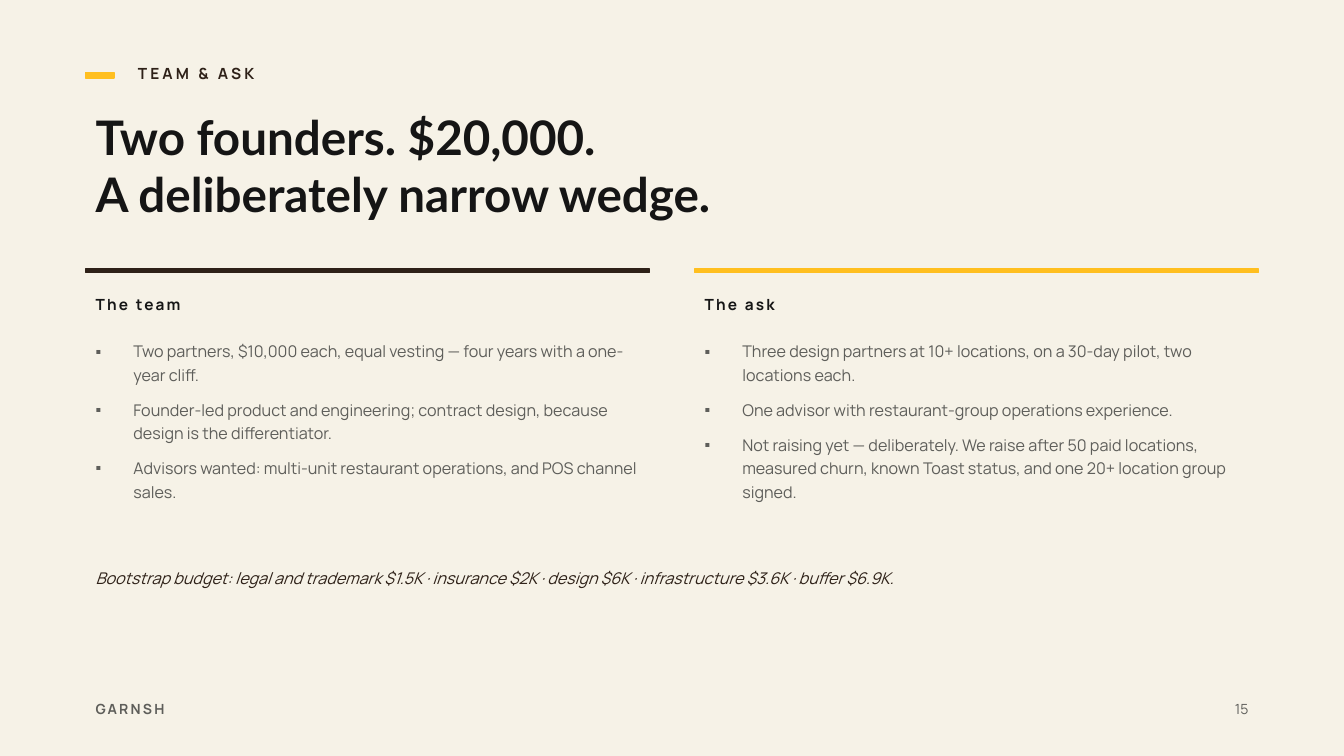
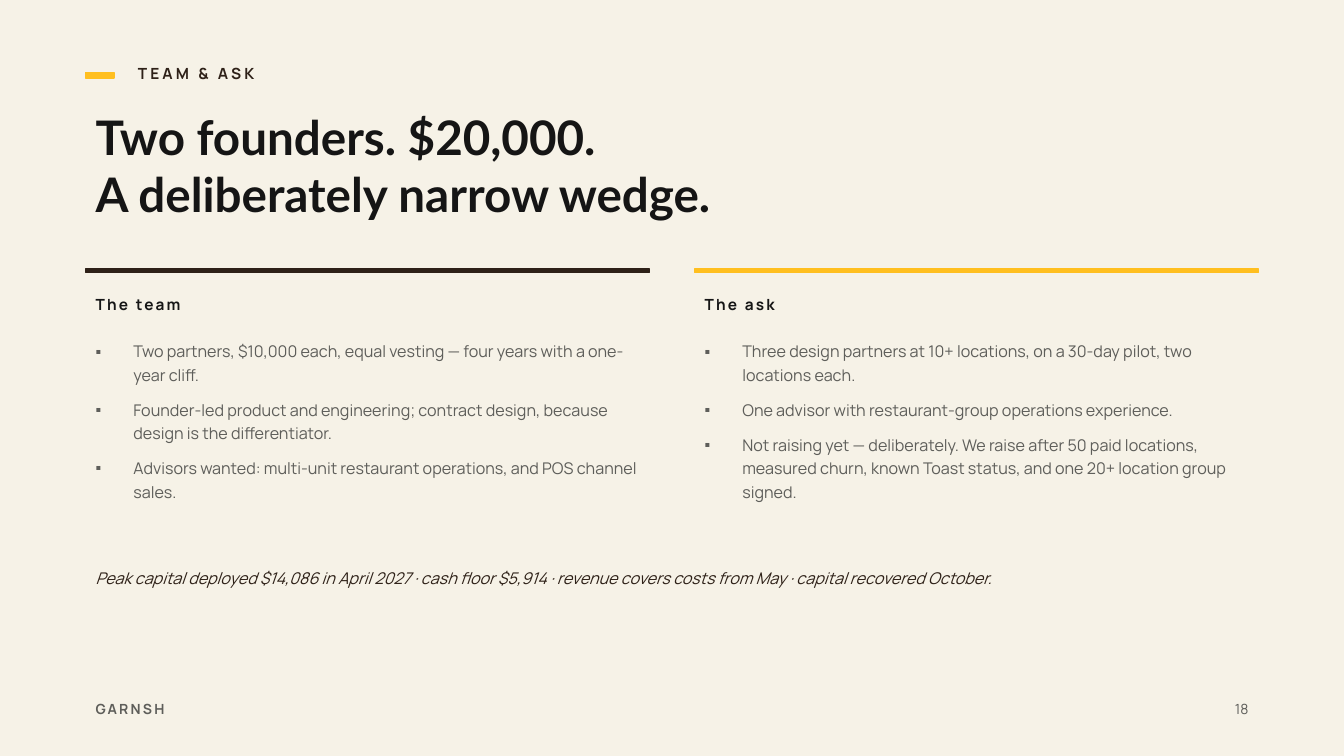
Before and after one commit to Kofiacheampong/trading, a slide deck: slide 18 of projects/garnsh-deck/garnsh-pitch-deck.pptx (slide 15 before the commit). Drawn at 1344x756 pixels with LibreOffice and Linux fonts; fonts in the diff are those of the drawing. Boxes give left, top, right and bottom in pixels: in the first picture for what was removed or moved away, otherwise in the second. Text is boxed around its words. In the diff, an @@ line names an element or a change of style, - is before the commit and + after.

```diff
--- a/projects/garnsh-deck/garnsh-pitch-deck.pptx
+++ b/projects/garnsh-deck/garnsh-pitch-deck.pptx
@@ text at <box>96,571,992,588</box>: text changed @@
-Bootstrap budget: legal and trademark $1.5K · insurance $2K · design $6K · infrastructure $3.6K · buffer $6.9K.
+Peak capital deployed $14,086 in April 2027 · cash floor $5,914 · revenue covers costs from May · capital recovered October.
@@ text at <box>1235,703,1249,714</box>: text changed @@
-15
+18
```
Also in this commit, not shown: 6 other slides changed, 4 slides added, 1 slide removed, 29 other files.
